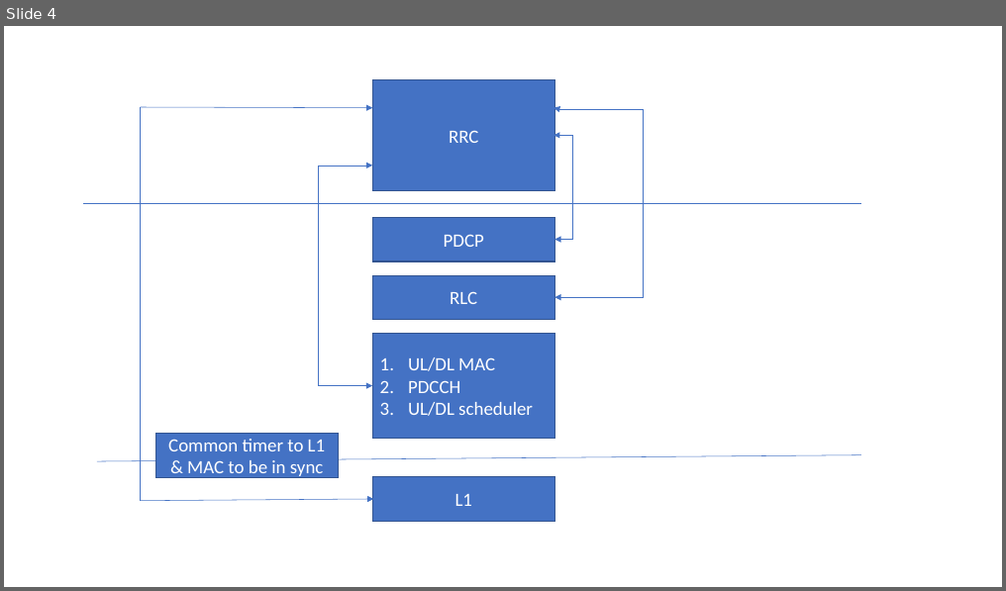
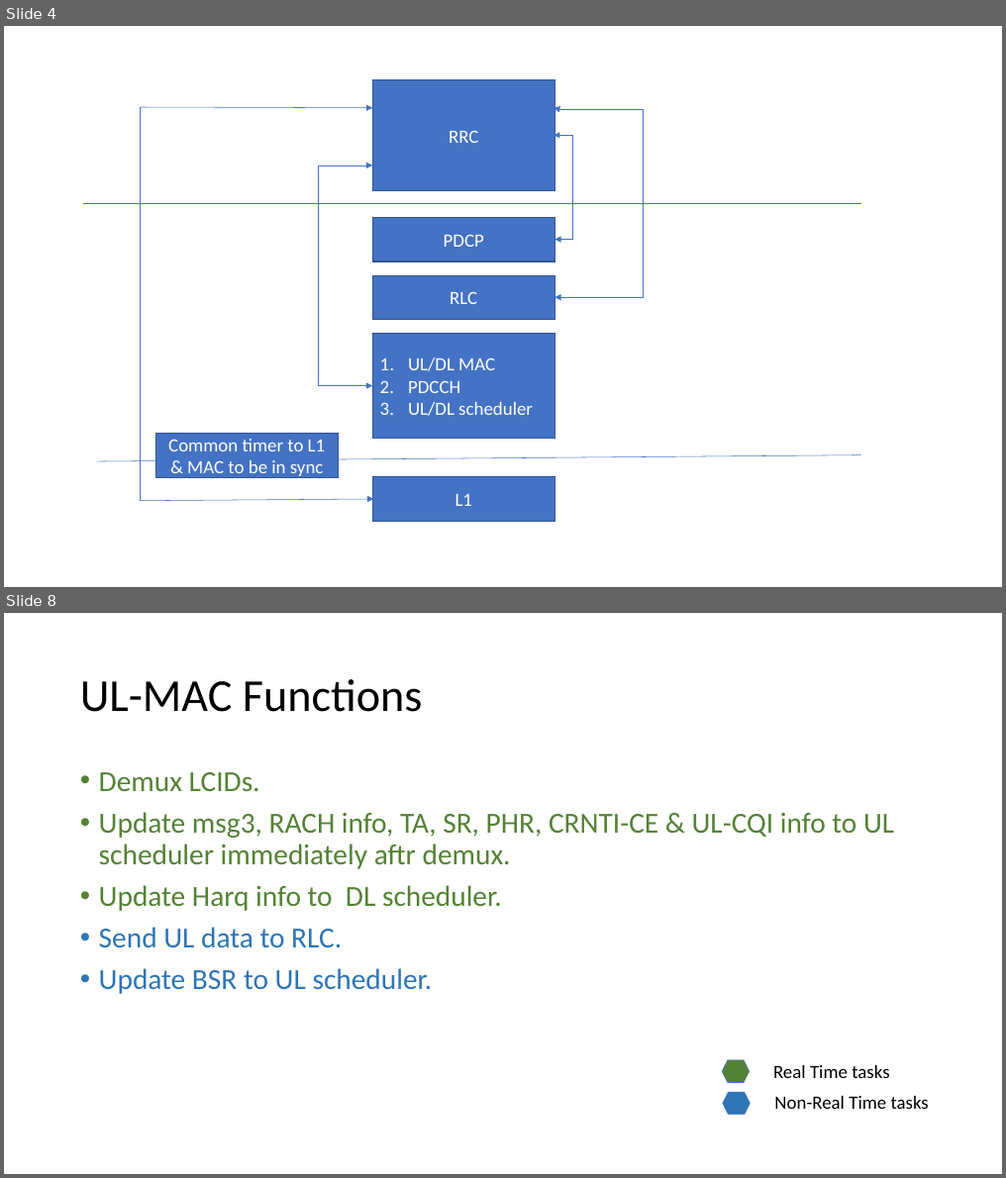
Before and after one commit to BharathTS007/openLteMac, a slide deck: Doc/openlte_MAC_ARCH_.pptx. Shown one above the other, each under a label of ours: slide 4 before the commit, slides 4 and 8 after it; the slides between them are not shown. The pictures are 1006x591 and 1006x1178 pixels, drawn with LibreOffice and Linux fonts; fonts in the diff are those of the drawing. Boxes give left, top, right and bottom in pixels: in the first picture for what was removed or moved away, otherwise in the second. Text is boxed around its words. In the diff, an @@ line names an element or a change of style, - is before the commit and + after.

Commit message:
[framework] adding openLteMac files document
Change description:
    1. Added functionality of openlte modules.
    2. Updated "Time_bounded_processing" slide.

```diff
--- a/Doc/openlte_MAC_ARCH_.pptx
+++ b/Doc/openlte_MAC_ARCH_.pptx
@@ slide 8 added at bbox=[4, 613, 1002, 1174], background #FFFFFF @@
@@ title added at bbox=[80, 679, 423, 712], 44 pt, text #000000 @@
+UL-MAC Functions
@@ text added at bbox=[99, 772, 894, 994], 28 pt, text #548235 @@
+• Demux LCIDs.
+• Update msg3, RACH info, TA, SR, PHR, CRNTI-CE & UL-CQI info to UL scheduler immediately aftr demux.
+• Update Harq info to DL scheduler.
+• Send UL data to RLC.
+• Update BSR to UL scheduler.
@@ hexagon added at bbox=[722, 1060, 748, 1083], fill #548235, outline #4472C4 0.5 pt @@
@@ text added at bbox=[773, 1065, 889, 1078], 18 pt, text #000000 @@
+Real Time tasks
@@ hexagon added at bbox=[723, 1092, 749, 1115], fill #2E75B6, outline #4472C4 0.5 pt @@
@@ text added at bbox=[774, 1096, 929, 1109], 18 pt, text #000000 @@
+Non-Real Time tasks
```
Also in this commit, not shown: 2 slides changed, 4 other slides added, 1 other file.
